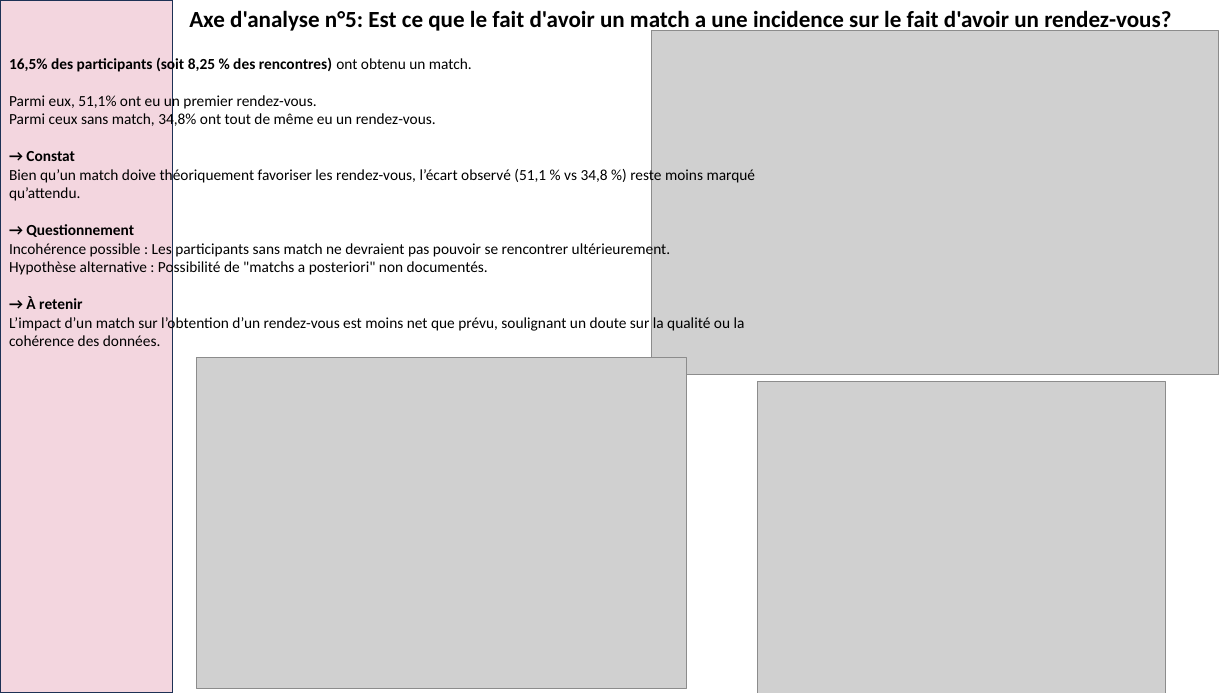
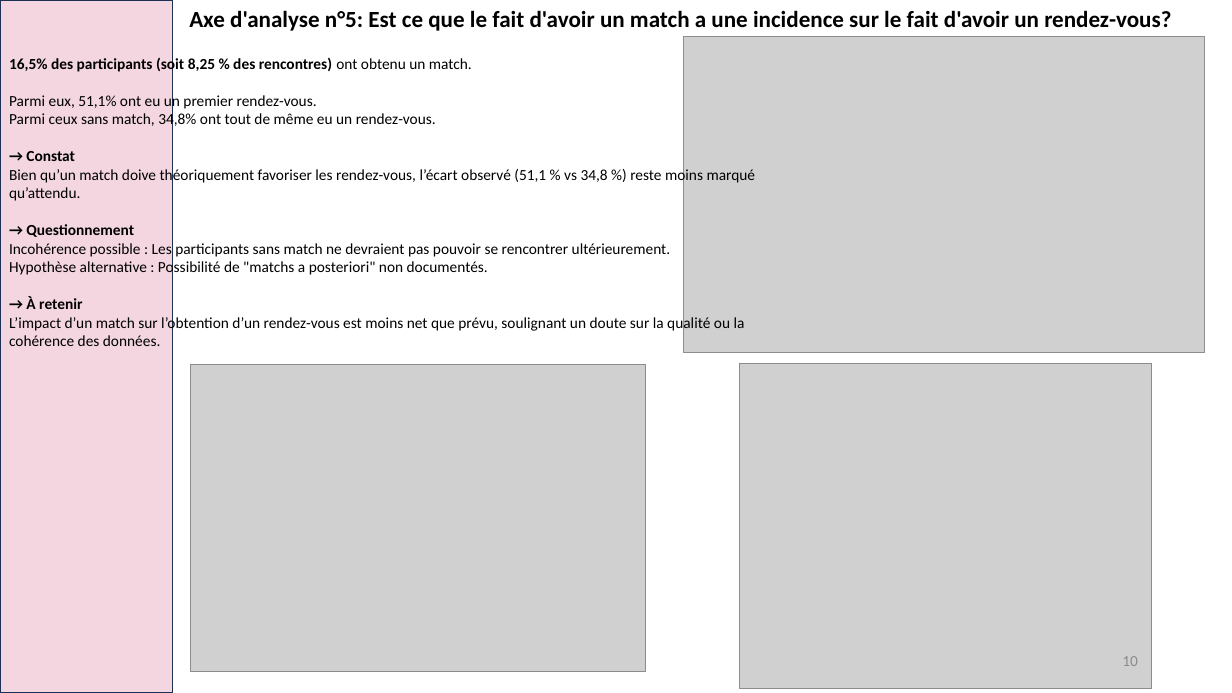
Before and after one commit to laura-lucchini/projet_speed_dating_bloc2_RNCP, a slide deck: slide 10 of speed_dating.pptx. Drawn at 1232x693 pixels with LibreOffice and Linux fonts; fonts in the diff are those of the drawing; grey boxes stand for pictures. Boxes give left, top, right and bottom in pixels: in the first picture for what was removed or moved away, otherwise in the second. Text is boxed around its words. In the diff, an @@ line names an element or a change of style, - is before the commit and + after.

```diff
--- a/speed_dating.pptx
+++ b/speed_dating.pptx
@@ picture: place and size @@
-picture at <box>652,30,1219,374</box>
+picture at <box>683,36,1205,352</box>
@@ picture: place and size @@
-picture at <box>196,358,687,689</box>
+picture at <box>191,364,646,672</box>
@@ picture: place and size @@
-picture at <box>758,382,1165,693</box>
+picture at <box>740,363,1152,688</box>
@@ page number added at <box>1122,656,1138,666</box>, 12 pt, text #8C8C8C @@
+10
```
Also in this commit, not shown: 9 other slides changed, 1 other file.
